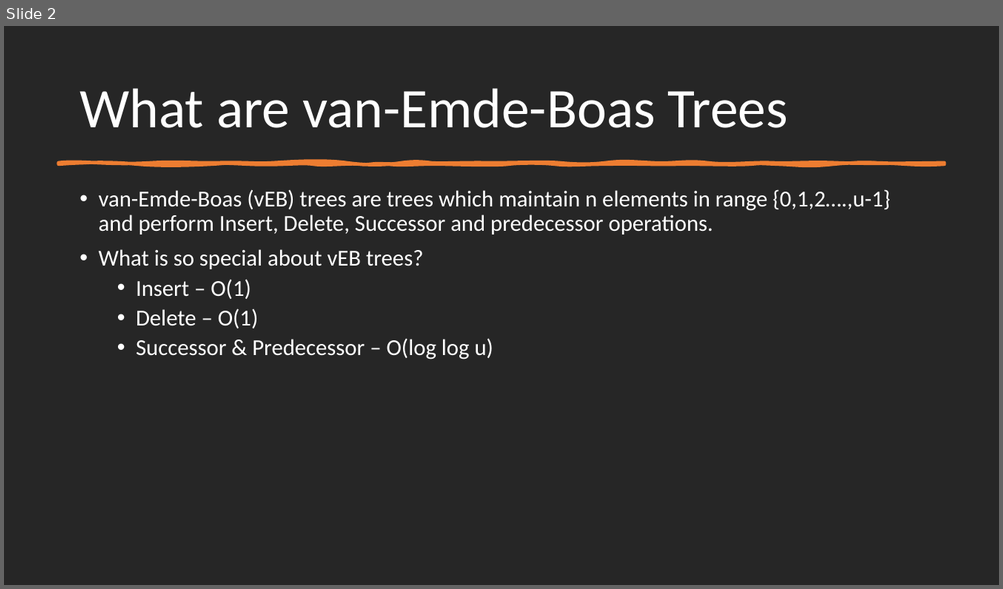
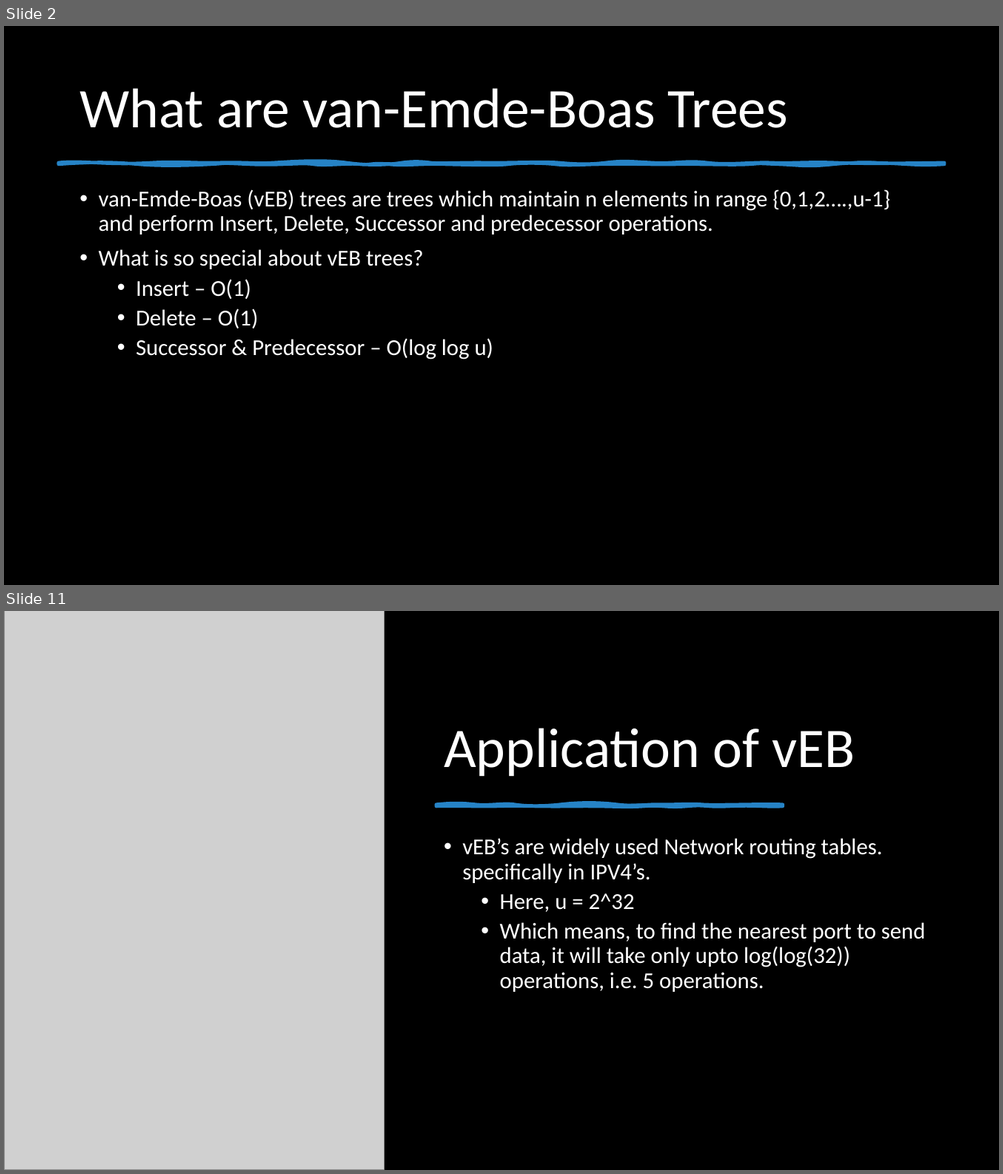
Before and after one commit to drdholu/van-Emde-Boas, a slide deck: vEB Allocation Framework.pptx. Shown one above the other, each under a label of ours: slide 2 before the commit, slides 2 and 11 after it; the slides between them are not shown. The pictures are 1003x589 and 1003x1174 pixels, drawn with LibreOffice and Linux fonts; fonts in the diff are those of the drawing; grey boxes stand for pictures. Boxes give left, top, right and bottom in pixels: in the first picture for what was removed or moved away, otherwise in the second. Text is boxed around its words. In the diff, an @@ line names an element or a change of style, - is before the commit and + after.

```diff
--- a/vEB Allocation Framework.pptx
+++ b/vEB Allocation Framework.pptx
@@ slide 11 added at (x1=4, y1=611, x2=999, y2=1170), background #000000 @@
@@ picture added at (x1=4, y1=611, x2=384, y2=1170) @@
@@ title added at (x1=444, y1=728, x2=854, y2=777), 54 pt, text #FFFFFF @@
+Application of vEB
@@ freeform shape added at (x1=436, y1=805, x2=782, y2=806), fill #2683C6, outline #2683C6 3.5 pt @@
@@ text added at (x1=462, y1=838, x2=925, y2=992), 22 pt, text #FFFFFF @@
+• vEB’s are widely used Network routing tables. specifically in IPV4’s.
+  • Here, u = 2^32
+  • Which means, to find the nearest port to send data, it will take only upto log(log(32)) operations, i.e. 5 operations.
@@ slide 2 changed as well @@
@@ background #262626 to #000000 @@
@@ freeform shape at (x1=59, y1=163, x2=944, y2=164): fill #ED7D31 to #2683C6; outline #ED7D31 3.25 pt to #2683C6 3.25 pt @@
```
Also in this commit, not shown: 8 other slides changed, 5 other slides added, 5 other files.
